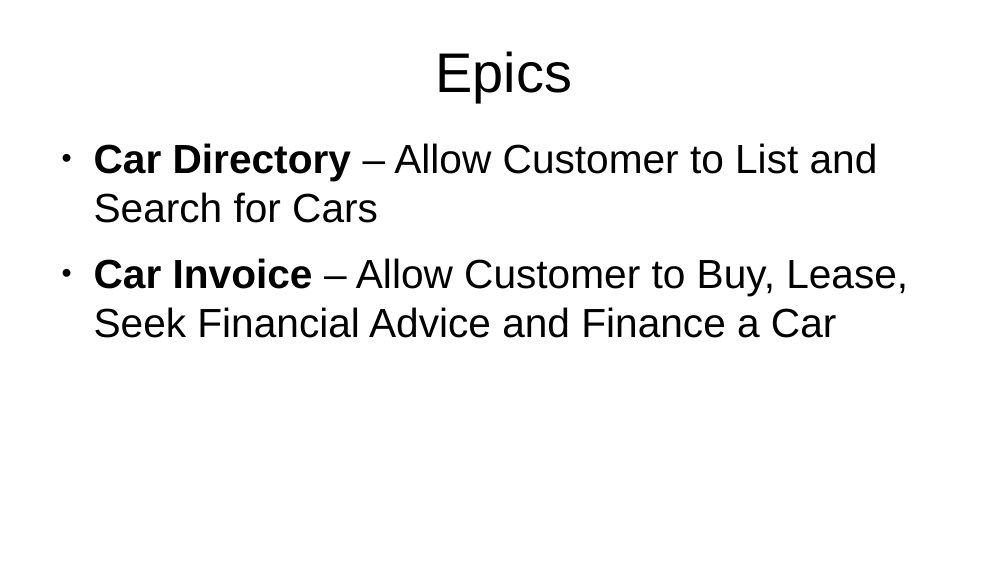
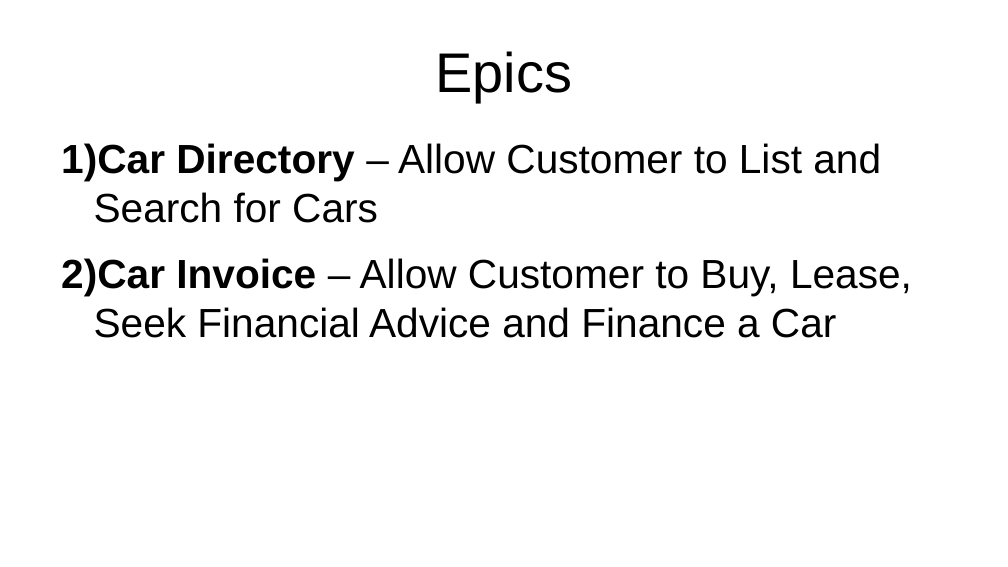
Before and after one commit to al8111/Java-UML-SWT, a slide deck: slide 5 of presentation.odp. Drawn at 1008x567 pixels with LibreOffice and Linux fonts; fonts in the diff are those of the drawing. Boxes give left, top, right and bottom in pixels: in the first picture for what was removed or moved away, otherwise in the second. Text is boxed around its words. In the diff, an @@ line names an element or a change of style, - is before the commit and + after.

```diff
--- a/presentation.odp
+++ b/presentation.odp
@@ text "Car Directory – Allow Customer ..." at (x1=61, y1=143, x2=912, y2=338): bullet ● to 1) @@
```
Also in this commit, not shown: 2 slides added.
